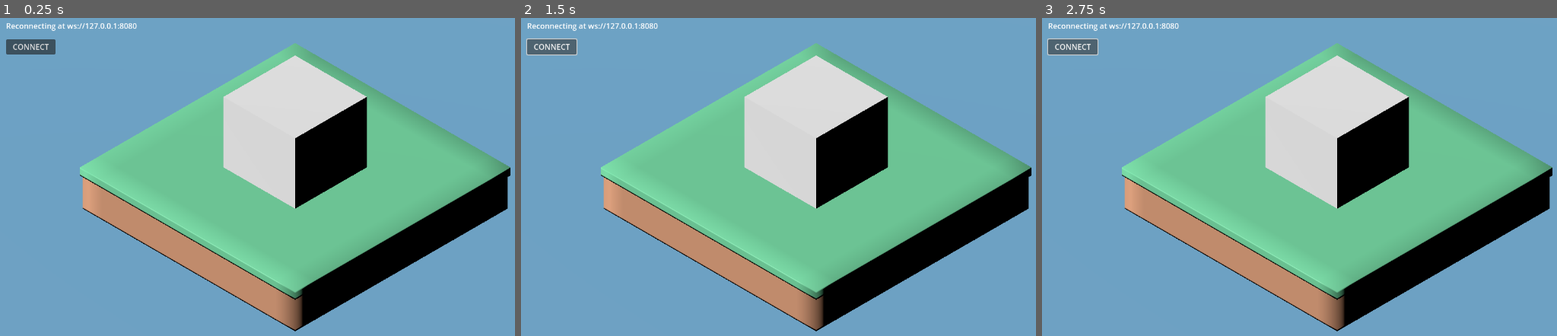
Above: before the commit, frames 1-3 (left to right).
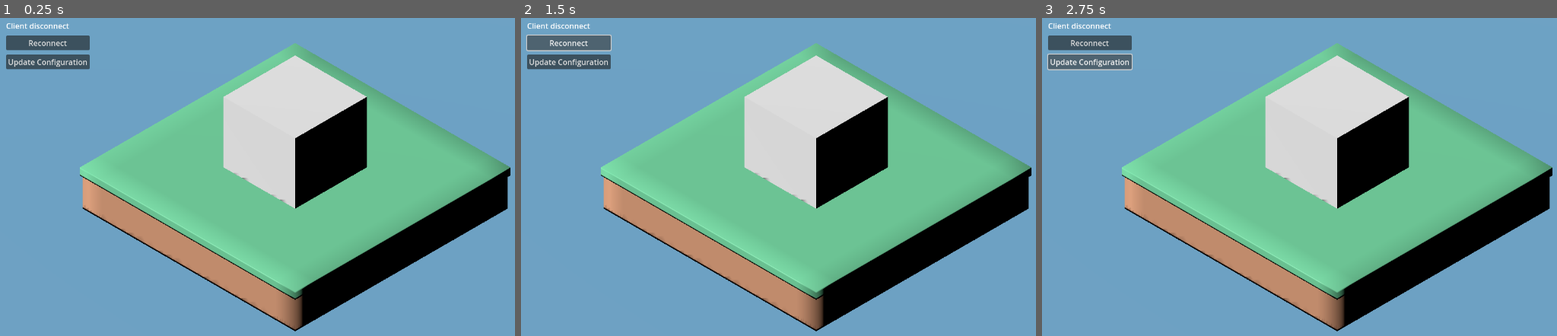
Above: after the commit, the same moments.

Repository: EilertenStudio/entertainment
Game: Godot game, scene res://scenes/main_scene.tscn
Same seed, same stepped clock (60 frames per second), same inputs: the game is played once before the commit and once after it. Before the commit the project starts from res://scenes/main.tscn.
Inputs (mouse positions are in pixels of both pictures, inside the frame that each line leads up to):
- Up to frame 1 (0.25 s): no input
- Up to frame 2 (1.5 s): click (551, 46) at 0.5 s, where only the run before the commit has a clickable "CONNECT"; click "CONNECT" (after the commit: "Reconnect") at 1.25 s
- Up to frame 3 (2.75 s): click "CONNECT" (after the commit: "Update Configuration") at 2 s

The runs differ from the first frame. In frame 1, 1.9% of the frame differs, in the area x 1-98%, y 1-99%; in frame 2, 2.0%; in frame 3, 2.0%.

Commit message:
#5 Middleware - Improve Server code structure and management - Implement configuration propagation between Discord and Server updates
#6 Application
- Improve resources structure and management
- Implement configuration fetching
- Implement state machine logic for components

Diff:
--- a/packages/engine/assets/models/world/world.tscn
+++ b/packages/engine/assets/models/world/world.tscn
@@ -1,11 +1,31 @@
-[gd_scene load_steps=2 format=3 uid="uid://cjdqy37jfat77"]
+[gd_scene load_steps=5 format=3 uid="uid://cjdqy37jfat77"]
 
 [ext_resource type="PackedScene" uid="uid://dmj7fy0hx5oal" path="res://assets/models/world/world.glb" id="1_udwrd"]
 
+[sub_resource type="ProceduralSkyMaterial" id="ProceduralSkyMaterial_udwrd"]
+sky_top_color = Color(0, 0, 0, 1)
+sky_horizon_color = Color(0, 0, 0, 1)
+ground_bottom_color = Color(0, 0, 0, 1)
+ground_horizon_color = Color(0, 0, 0, 1)
+
+[sub_resource type="Sky" id="Sky_sugp2"]
+sky_material = SubResource("ProceduralSkyMaterial_udwrd")
+
+[sub_resource type="Environment" id="Environment_wp4i1"]
+sky = SubResource("Sky_sugp2")
+ambient_light_source = 1
+reflected_light_source = 1
+
 [node name="WorldScene" instance=ExtResource("1_udwrd")]
+
+[node name="WorldEnvironment" type="WorldEnvironment" parent="." index="0"]
+environment = SubResource("Environment_wp4i1")
 
 [node name="Sun" parent="Assets/globals" index="0"]
 light_energy = 1.0
+shadow_enabled = true
+shadow_normal_bias = 10.0
+shadow_opacity = 0.95
 
 [node name="room-1-camera_isometric" parent="Assets/rooms/room-1/room-1-compose" index="0"]
 current = true
--- /dev/null
+++ b/packages/engine/features/client/client_manager.gd
@@ -0,0 +1,252 @@
+class_name ClientManager extends Node
+
+enum State {
+	CONNECTED,
+	DISCONNECTED
+}
+
+static var client_socket = WebSocketPeer.new()
+
+@export var client_connection_url := "ws://127.0.0.1:8080"
+@onready var client_connection_info := $ClientController/ConnectionInfo
+@onready var client_configuration_fetch_button := $ClientController/UpdateConfiguration
+@onready var client_connection_state_reconnect_button := $ClientController/Reconnect
+
+@export var client_autoconnect := false
+@export var client_state := State.DISCONNECTED
+
+@export var client_configuration: Dictionary
+
+func _ready() -> void:
+	# == Inizialize features
+	client_configuration_init(true)
+	# == Initialize nodes
+	client_configuration_fetch_button.connect('button_down', func():
+		client_configuration_fetch(true)
+		pass
+	)
+	client_connection_state_reconnect_button.connect('button_down', func():
+		client_connection_state_set(WebSocketPeer.STATE_CLOSED)
+		pass
+	)
+	# == Applu configurations
+	if client_autoconnect:
+		client_state = State.CONNECTED
+	pass
+
+func _process(_delta: float) -> void:
+	# == Update context states
+	client_state_update(true)
+	pass
+
+signal client_state_connected()
+signal client_state_disconnected()
+
+func client_state_update(_trace := false):
+	# Get current state from websocket
+	var connection_state = client_connection_state_get()
+	# Check the desired state and conditions
+	match client_state:
+		State.DISCONNECTED:
+			match connection_state:
+				# When connected -> disconnect
+				WebSocketPeer.STATE_OPEN, WebSocketPeer.STATE_CONNECTING:
+					client_connection_state_set(WebSocketPeer.STATE_CLOSED, _trace)
+					client_state_disconnected.emit()
+		State.CONNECTED:
+			match connection_state:
+				# When disconnect -> connect
+				WebSocketPeer.STATE_CLOSED, WebSocketPeer.STATE_CLOSING:
+					client_connection_state_set(WebSocketPeer.STATE_OPEN, _trace)
+					client_state_connected.emit()
+				# When connect -> update features
+				_:
+					client_command_update(_trace)
+	pass
+
+func client_connection_state_get(_trace := false):
+	client_socket.poll()
+	return client_socket.get_ready_state()
+
+func client_connection_state_set(state: int, _trace := false):
+	match state:
+		WebSocketPeer.STATE_OPEN:
+			if _trace: print("Set connection state to OPEN")
+			if client_socket.connect_to_url(client_connection_url) == OK:
+				while client_socket.get_ready_state() != WebSocketPeer.STATE_OPEN:
+					client_socket.poll()
+			else:
+				printerr("Set connection state failed at %s" % client_connection_url)
+		WebSocketPeer.STATE_CLOSED:
+			if _trace: print("Set connection state to CLOSED")
+			client_socket.close(1000, "Closed by user")
+	pass
+
+signal client_command_received(packet: Dictionary)
+
+func client_command_update(_trace := false):
+	match client_connection_state_get():
+		WebSocketPeer.STATE_OPEN:
+			while client_socket.get_available_packet_count() > 0:
+				var rawData = client_socket.get_packet()
+				if rawData:
+					var packet = JSON.parse_string(rawData.get_string_from_utf8())
+					if _trace: print("Receive new packet %s" % packet)
+					client_command_received.emit(packet)
+	pass
+
+func client_command_send(_name: String, data = null, _trace := false):
+	match client_connection_state_get():
+		WebSocketPeer.STATE_OPEN:
+			var packet = {
+				"timestamp": Time.get_unix_time_from_system(),
+				"name": _name
+			}
+			if data:
+				packet.data = data
+
+			client_socket.send_text(JSON.stringify(packet))
+		WebSocketPeer.STATE_CLOSED:
+			printerr("Cannot send command due socket is not connected")
+	pass
+
+func client_configuration_init(_trace := false):
+	connect('client_command_received', func(packet):
+		match packet.name:
+			"configuration_set":
+				if _trace: print("Receive new configuration")
+				client_configuration = packet.data
+		pass
+	)
+	pass
+
+func client_configuration_fetch(_trace := false):
+	if _trace: print("Ask to server for configuration data")
+	client_command_send("configuration_get")
+	pass
+
+#func _ready() -> void:
+	#_connection_button_init()
+	#if _autoconnect:
+		#_connection_state_set(WebSocketPeer.STATE_OPEN)
+	#pass
+#
+#func _process(_delta: float) -> void:
+	#_connection_state_check(
+		#func on_open():
+			#_state_update(ClientState.CONNECTED)
+			##if !_configuration_fetched:
+				##Manager.send(Message)
+			#pass,
+		#func on_closed(code, reason, reconnect):
+			#if reconnect:
+				#_state_update(ClientState.RECONNECTING)
+			#else:
+				#_state_update(ClientState.DISCONNECTED, code, reason)
+			#pass
+	#)
+	#_connection_state_update(
+		#func on_packet(packet: String):
+			#print(packet)
+			#pass
+	#)
+	#pass
+
+#func _state_update(state: ClientState, code: int = 0, reason: String = "", _trace: bool = false):
+	#match state:
+		#ClientState.CONNECTED:
+			#_connection_info_update(" connected at %s" % [_socket_url])
+			#_connection_button_update("Disconnect")
+		#ClientState.RECONNECTING:
+			#_connection_info_update("Reconnecting at %s" % [_socket_url])
+		#ClientState.DISCONNECTED:
+			#_connection_info_update(" disconnect with (code: %s) (reason: %s)" % [code, reason])
+			#_connection_button_update("Connect")
+	#
+#func _connection_state_get():
+	#_socket.poll()
+	#return _socket.get_ready_state()
+#
+#func _connection_state_set(state: int, trace := false):
+	#match state:
+		#WebSocketPeer.STATE_OPEN:
+			#if trace: print("Set connection state to OPEN")
+			#if _socket.connect_to_url(_socket_url) == OK:
+				#_socket.poll()
+			#else:
+				#printerr("Set connection state failed at %s" % _socket_url)
+		#WebSocketPeer.STATE_CLOSED:
+			#if trace: print("Set connection state to CLOSED")
+			#_socket.close(1000, "Closed by user")
+	#pass
+#
+#func _connection_state_check(on_open: Callable, on_closed: Callable, trace := false):
+	#var state = _connection_state_get()
+	#match state:
+		#WebSocketPeer.STATE_CONNECTING:
+			#if trace: print("Connection state in CONNECTING")
+		#WebSocketPeer.STATE_OPEN:
+			#if trace: print("Connection state is OPEN")
+			#on_open.call()
+		#WebSocketPeer.STATE_CLOSING:
+			#if trace: print("Connection state in CLOSING")
+		#WebSocketPeer.STATE_CLOSED:
+			#if trace: print("Connection state is CLOSED")
+			#var code = _socket.get_close_code()
+			#var reason = _socket.get_close_reason()
+			#var reconnect = code == -1
+			#
+			#on_closed.call(code, reason, reconnect)
+			#
+			#if reconnect:
+				#_connection_state_set(WebSocketPeer.STATE_OPEN, false)
+	#pass
+#
+#func _connection_state_update(on_packet: Callable, trace := false):
+	#match _connection_state_get():
+		#WebSocketPeer.STATE_OPEN:
+			#while _socket.get_available_packet_count() > 0:
+				#if trace: print("Detect new packet to consume")
+				#var packet = _socket.get_packet()
+				#on_packet.call(packet.get_string_from_utf8())
+		#_:
+			#pass
+	#pass
+	#
+#func _connection_info_update(text: String, color: Color = Color.WHITE, trace: bool = false):
+	#if trace: print(text)
+	#_connection_info.text = text
+	#_connection_info.add_theme_color_override("font", color)
+	#pass
+#
+#func _connection_button_init():
+	#_connection_button.connect("button_down", func():
+		#match _connection_state_get():
+			#WebSocketPeer.STATE_CLOSED:
+				#_connection_state_set(WebSocketPeer.STATE_OPEN)
+			#WebSocketPeer.STATE_OPEN:
+				#_connection_state_set(WebSocketPeer.STATE_CLOSED)
+		#pass
+	#)
+	#pass
+#func _connection_button_update(text: String, color: Color = Color.WHITE, trace: bool = false):
+	#if trace: print(text)
+	#_connection_button.text = text
+	#_connection_button.add_theme_color_override("font", color)
+	#pass
+#
+#
+#func _command_send(command: ClientCommand, data = null):
+	#match _connection_state_get():
+		#WebSocketPeer.STATE_OPEN:
+			#var packet = {
+				#"type": command,
+				#"timestamp": Time.get_unix_time_from_system()
+			#}
+			#if data:
+				#packet.data = data
+			#
+			#_socket.send_text(JSON.stringify(packet))
+		#WebSocketPeer.STATE_CLOSED:
+			#printerr("Cannot send command due socket is not connected")
+	#pass
--- /dev/null
+++ b/packages/engine/features/client/client_manager.tscn
@@ -0,0 +1,37 @@
+[gd_scene load_steps=2 format=3 uid="uid://bqf7nocgwxgn5"]
+
+[ext_resource type="Script" uid="uid://8527jlfk6r54" path="res://features/client/client_manager.gd" id="1_5xp35"]
+
+[node name="ClientManager" type="Control"]
+layout_mode = 3
+anchors_preset = 0
+script = ExtResource("1_5xp35")
+
+[node name="ClientController" type="Control" parent="."]
+anchors_preset = 0
+offset_right = 40.0
+offset_bottom = 40.0
+
+[node name="ConnectionInfo" type="Label" parent="ClientController"]
+layout_mode = 0
+offset_left = 32.0
+offset_top = 16.0
+offset_right = 165.0
+offset_bottom = 40.0
+text = "Client disconnect"
+
+[node name="Reconnect" type="Button" parent="ClientController"]
+layout_mode = 0
+offset_left = 32.0
+offset_top = 48.0
+offset_right = 208.0
+offset_bottom = 79.0
+text = "Reconnect"
+
+[node name="UpdateConfiguration" type="Button" parent="ClientController"]
+layout_mode = 0
+offset_left = 32.0
+offset_top = 88.0
+offset_right = 208.0
+offset_bottom = 119.0
+text = "Update Configuration"
--- a/packages/engine/project.godot
+++ b/packages/engine/project.godot
@@ -11,7 +11,7 @@
 [application]
 
 config/name="my-game"
-run/main_scene="res://scenes/main.tscn"
+run/main_scene="res://scenes/main_scene.tscn"
 config/features=PackedStringArray("4.5")
 
 [display]
--- a/packages/engine/scenes/main.gd
+++ /dev/null
@@ -1,58 +0,0 @@
-extends Control
-
-@onready var client_controller: Control = $ClientController
-@onready var client_connect_info: Label = $ClientController/ClientConnectInfo
-@onready var client_connect_button: Button = $ClientController/ClientConnectButton
-
-func _ready() -> void:
-	_init_client(true)
-	pass
-
-func _process(_delta: float) -> void:
-	_update_client()
-	pass
-
-#region Client
-func _init_client(autoconnect: bool) -> void:
-	client_connect_button.connect("button_down", func():
-		match ClientManager.get_connection_state():
-			WebSocketPeer.STATE_CLOSED:
-				ClientManager.set_connection_state(WebSocketPeer.STATE_OPEN)
-			WebSocketPeer.STATE_OPEN:
-				ClientManager.set_connection_state(WebSocketPeer.STATE_CLOSED)
-		pass
-	)
-	if autoconnect:
-		ClientManager.set_connection_state(WebSocketPeer.STATE_OPEN)
-	pass
-func _update_client() -> void:
-	ClientManager.check_connection_state(
-		func on_open():
-			_update_client_connect_info("Client connected at %s" % [ClientManager.socket_url])
-			_update_client_connect_button("Disconnect")
-			pass,
-		func on_closed(code, reason, reconnect):
-			if reconnect:
-				_update_client_connect_info("Reconnecting at %s" % [ClientManager.socket_url])
-			else:
-				_update_client_connect_info("Client disconnect with (code: %s) (reason: %s)" % [code, reason])
-				_update_client_connect_button("Connect")
-			pass
-	)
-	ClientManager.update_connection_state(
-		func on_packet(packet: String):
-			print(packet)
-			pass
-	)
-	pass
-func _update_client_connect_info(text: String, color: Color = Color.WHITE, trace: bool = false):
-	if trace: print(text)
-	client_connect_info.text = text
-	client_connect_info.add_theme_color_override("font", color)
-	pass
-func _update_client_connect_button(text: String, color: Color = Color.WHITE, trace: bool = false):
-	if trace: print(text)
-	client_connect_button.text = text
-	client_connect_button.add_theme_color_override("font", color)
-	pass
-#endregion
--- a/packages/engine/scenes/main.tscn
+++ /dev/null
@@ -1,72 +0,0 @@
-[gd_scene load_steps=6 format=3 uid="uid://cfkfxl8h7lxnx"]
-
-[ext_resource type="Script" uid="uid://d27x87ltwinwb" path="res://scenes/main.gd" id="1_o5qli"]
-[ext_resource type="PackedScene" uid="uid://cjdqy37jfat77" path="res://assets/models/world/world.tscn" id="2_0wfyh"]
-
-[sub_resource type="ProceduralSkyMaterial" id="ProceduralSkyMaterial_0wfyh"]
-sky_top_color = Color(0, 0, 0, 1)
-sky_horizon_color = Color(0, 0, 0, 1)
-ground_bottom_color = Color(0, 0, 0, 1)
-ground_horizon_color = Color(0, 0, 0, 1)
-
-[sub_resource type="Sky" id="Sky_sugp2"]
-sky_material = SubResource("ProceduralSkyMaterial_0wfyh")
-
-[sub_resource type="Environment" id="Environment_jyhfs"]
-sky = SubResource("Sky_sugp2")
-ambient_light_source = 1
-reflected_light_source = 1
-
-[node name="Main" type="Control"]
-layout_mode = 3
-anchors_preset = 15
-anchor_right = 1.0
-anchor_bottom = 1.0
-grow_horizontal = 2
-grow_vertical = 2
-script = ExtResource("1_o5qli")
-
-[node name="SubViewportContainer" type="SubViewportContainer" parent="."]
-layout_mode = 1
-anchors_preset = 15
-anchor_right = 1.0
-anchor_bottom = 1.0
-grow_horizontal = 2
-grow_vertical = 2
-stretch = true
-
-[node name="SubViewport" type="SubViewport" parent="SubViewportContainer"]
-transparent_bg = true
-handle_input_locally = false
-size = Vector2i(1280, 720)
-render_target_update_mode = 4
-
-[node name="Scene3D" type="Node3D" parent="SubViewportContainer/SubViewport"]
-
-[node name="WorldEnvironment" type="WorldEnvironment" parent="SubViewportContainer/SubViewport/Scene3D"]
-environment = SubResource("Environment_jyhfs")
-
-[node name="WorldScene" parent="SubViewportContainer/SubViewport/Scene3D" instance=ExtResource("2_0wfyh")]
-
-[node name="ClientController" type="Control" parent="."]
-anchors_preset = 0
-offset_right = 40.0
-offset_bottom = 40.0
-
-[node name="ClientConnectInfo" type="Label" parent="ClientController"]
-layout_mode = 0
-offset_left = 32.0
-offset_top = 16.0
-offset_right = 165.0
-offset_bottom = 40.0
-text = "Client disconnect"
-
-[node name="ClientConnectButton" type="Button" parent="ClientController"]
-layout_mode = 0
-offset_left = 32.0
-offset_top = 56.0
-offset_right = 136.0
-offset_bottom = 88.0
-text = "CONNECT"
-
-[editable path="SubViewportContainer/SubViewport/Scene3D/WorldScene"]
--- /dev/null
+++ b/packages/engine/scenes/main_scene.gd
@@ -0,0 +1,15 @@
+extends Control
+
+@onready var client_manager: ClientManager = $Foreground/ClientManager
+
+func _ready() -> void:
+	client_manager.connect("client_state_connected", func():
+		print("Connection ready to fetch configuration")
+		client_manager.client_configuration_fetch()
+		pass
+	)
+	pass
+
+func _process(_delta: float) -> void:
+
+	pass
--- /dev/null
+++ b/packages/engine/scenes/main_scene.tscn
@@ -0,0 +1,47 @@
+[gd_scene load_steps=4 format=3 uid="uid://cfkfxl8h7lxnx"]
+
+[ext_resource type="Script" uid="uid://d27x87ltwinwb" path="res://scenes/main_scene.gd" id="1_pw63i"]
+[ext_resource type="PackedScene" uid="uid://cjdqy37jfat77" path="res://assets/models/world/world.tscn" id="2_7ykc4"]
+[ext_resource type="PackedScene" uid="uid://bqf7nocgwxgn5" path="res://features/client/client_manager.tscn" id="2_pu3yx"]
+
+[node name="Main" type="Control"]
+layout_mode = 3
+anchors_preset = 15
+anchor_right = 1.0
+anchor_bottom = 1.0
+grow_horizontal = 2
+grow_vertical = 2
+script = ExtResource("1_pw63i")
+
+[node name="Background" type="SubViewportContainer" parent="."]
+layout_mode = 1
+anchors_preset = 15
+anchor_right = 1.0
+anchor_bottom = 1.0
+grow_horizontal = 2
+grow_vertical = 2
+stretch = true
+
+[node name="SubViewport" type="SubViewport" parent="Background"]
+transparent_bg = true
+handle_input_locally = false
+size = Vector2i(1280, 720)
+render_target_update_mode = 4
+
+[node name="Scene3D" type="Node3D" parent="Background/SubViewport"]
+
+[node name="WorldScene" parent="Background/SubViewport/Scene3D" instance=ExtResource("2_7ykc4")]
+
+[node name="Foreground" type="Control" parent="."]
+layout_mode = 1
+anchors_preset = 15
+anchor_right = 1.0
+anchor_bottom = 1.0
+grow_horizontal = 2
+grow_vertical = 2
+
+[node name="ClientManager" parent="Foreground" instance=ExtResource("2_pu3yx")]
+layout_mode = 0
+client_autoconnect = true
+
+[editable path="Background/SubViewport/Scene3D/WorldScene"]
--- a/packages/engine/scripts/client.gd
+++ /dev/null
@@ -1,54 +0,0 @@
-class_name ClientManager extends Object
-
-static var socket = WebSocketPeer.new()
-static var socket_url = "ws://127.0.0.1:8080"
-
-static func get_connection_state():
-	socket.poll()
-	return socket.get_ready_state()
-
-static func set_connection_state(state: int, trace := false):
-	match state:
-		WebSocketPeer.STATE_OPEN:
-			if trace: print("Set connection state to OPEN")
-			if socket.connect_to_url(socket_url) == OK:
-				socket.poll()
-			else:
-				printerr("Set connection state failed at %s" % socket_url)
-		WebSocketPeer.STATE_CLOSED:
-			if trace: print("Set connection state to CLOSED")
-			socket.close(1000, "Closed by user")
-	pass
-
-static func check_connection_state(on_open: Callable, on_closed: Callable, trace := false):
-	var state = get_connection_state()
-	match state:
-		WebSocketPeer.STATE_CONNECTING:
-			if trace: print("Connection state in CONNECTING")
-		WebSocketPeer.STATE_OPEN:
-			if trace: print("Connection state is OPEN")
-			on_open.call()
-		WebSocketPeer.STATE_CLOSING:
-			if trace: print("Connection state in CLOSING")
-		WebSocketPeer.STATE_CLOSED:
-			if trace: print("Connection state is CLOSED")
-			var code = socket.get_close_code()
-			var reason = socket.get_close_reason()
-			var reconnect = code == -1
-
-			on_closed.call(code, reason, reconnect)
-
-			if reconnect:
-				set_connection_state(WebSocketPeer.STATE_OPEN, false)
-	pass
-
-static func update_connection_state(on_packet: Callable, trace := false):
-	match get_connection_state():
-		WebSocketPeer.STATE_OPEN:
-			while socket.get_available_packet_count() > 0:
-				if trace: print("Detect new packet to consume")
-				var packet = socket.get_packet()
-				on_packet.call(packet.get_string_from_utf8())
-		_:
-			pass
-	pass
Renamed: packages/engine/scripts/client.gd.uid -> packages/engine/features/client/client_manager.gd.uid
Renamed: packages/engine/scenes/main.gd.uid -> packages/engine/scenes/main_scene.gd.uid
Not shown, changed: packages/engine/assets/models/world/world.blend
Not shown, changed: packages/engine/assets/models/world/world.blend1
Not shown, changed: packages/middleware/src/configuration/index.ts
Not shown, changed: packages/middleware/src/discord/commands/streaming.ts
Not shown, changed: packages/middleware/src/discord/events/voiceStateUpdate.ts
Not shown, added: packages/middleware/src/server/commands/configuration_get.ts
Not shown, added: packages/middleware/src/server/commands/configuration_set.ts
Not shown, added: packages/middleware/src/server/commands/user_join.ts
Not shown, removed: packages/middleware/src/server/events/connection.ts
Not shown, removed: packages/middleware/src/server/events/serverReady.ts
(and 3 more such lines)
